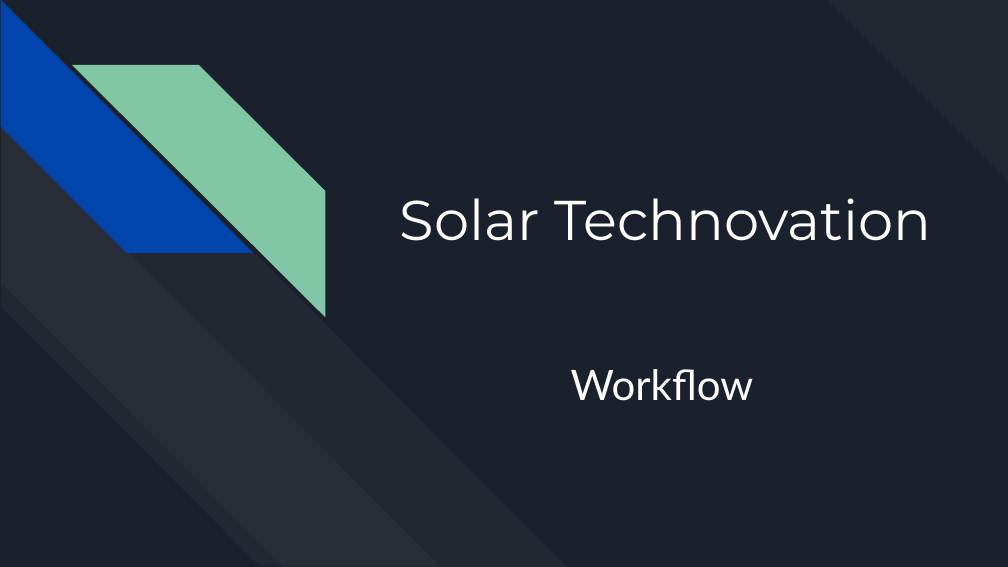
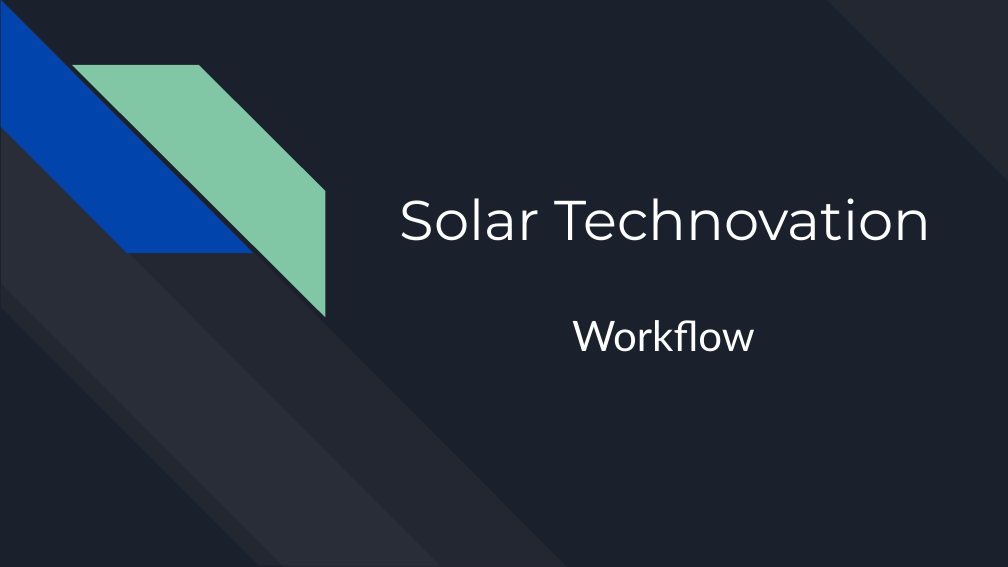
Before and after one commit to dancinglightning/Solar-Inc, a slide deck: slide 1 of Workflow/Solar Technovation Workflow.pptx. Drawn at 1008x567 pixels with LibreOffice and Linux fonts; fonts in the diff are those of the drawing. Boxes give left, top, right and bottom in pixels: in the first picture for what was removed or moved away, otherwise in the second. Text is boxed around its words. In the diff, an @@ line names an element or a change of style, - is before the commit and + after.

```diff
--- a/Workflow/Solar Technovation Workflow.pptx
+++ b/Workflow/Solar Technovation Workflow.pptx
@@ subtitle "Workflow": place and size @@
-subtitle "Workflow" at (571, 369, 754, 401)
+subtitle "Workflow" at (572, 320, 755, 352)
```
Also in this commit, not shown: 2 slides added.
